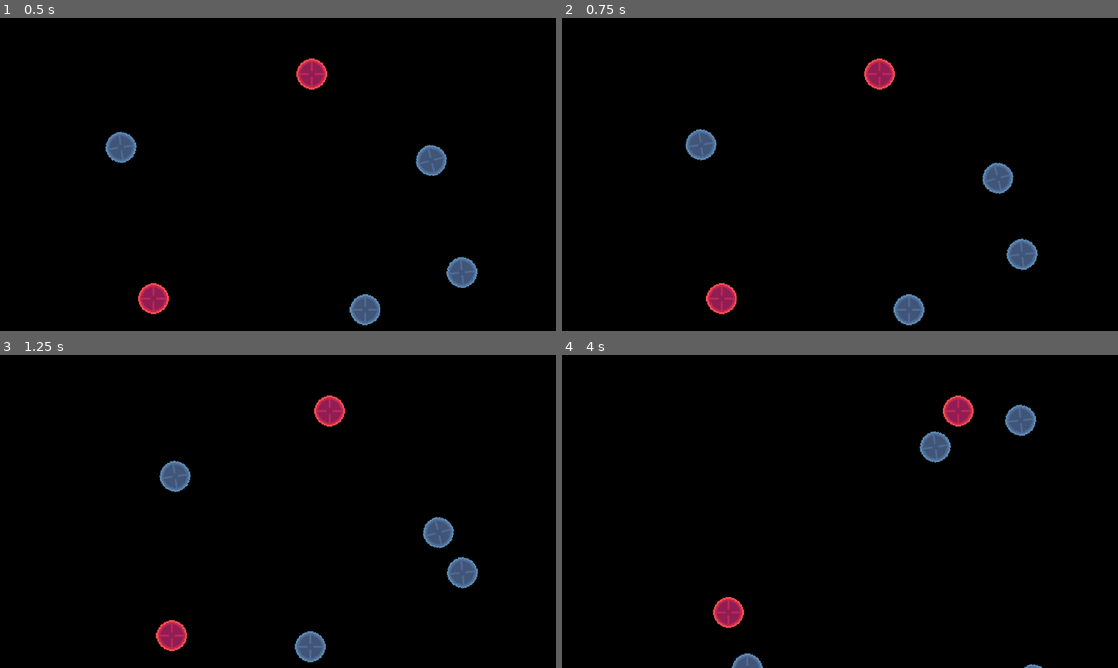
Above: before the commit, frames 1-4 (two rows, left to right).
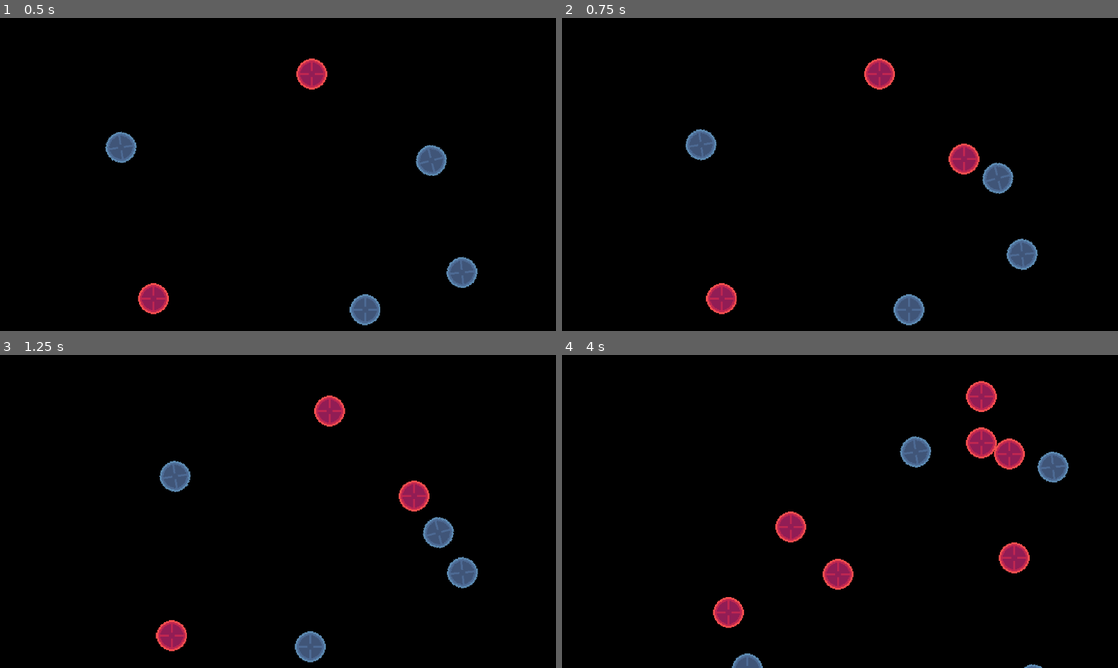
Above: after the commit, the same moments.

Repository: townofdon/godot-physics-test-2d
Game: Godot game, scene res://gameplay.tscn
The game is run twice, just before and just after one commit, with the same random seed, the same clock (stepped at 60 frames per second) and the same inputs.
Inputs (mouse positions are in pixels of both pictures, inside the frame that each line leads up to):
- Up to frame 1 (0.5 s): no input
- Up to frame 2 (0.75 s): move the mouse to (962, 158) at 0.52 s; click (962, 158) at 0.67 s
- Up to frame 3 (1.25 s): no input
- Up to frame 4 (4 s): move the mouse to (728, 527) at 1.27 s; click (728, 527) at 1.42 s; move the mouse to (895, 442) at 2.02 s; click (895, 442) at 2.17 s; move the mouse to (812, 574) at 2.77 s; click (812, 574) at 2.92 s; move the mouse to (1006, 558) at 3.52 s; click (1006, 558) at 3.67 s

Frame 1 is identical in both runs. In frame 2, 0.4% of the frame differs, in the area x 69-76%, y 40-50%; in frame 3, 0.4%; in frame 4, 4.6%, in the area x 38-92%, y 8-76%.

Commit message:
add ball on mouse click

Diff:
--- a/entities/entity.gd
+++ b/entities/entity.gd
@@ -58,7 +58,7 @@
 
 func _collide_with_entity(other: Entity, collision: KinematicCollision2D) -> void:
 	var collision_magnitude := (self.velocity - other.velocity).length()
-	print(collision_magnitude)
+	# TODO: factor collision_magnitude into damage
 	# ignore the collider for one frame
 	last_collision_entity = other
 	add_collision_exception_with(last_collision_entity)
--- /dev/null
+++ b/gameplay.gd
@@ -0,0 +1,20 @@
+extends Node2D
+class_name Gameplay
+
+@onready var red = preload("res://entities/RedBall.tscn")
+@onready var blue = preload("res://entities/BlueBall.tscn")
+
+func _input(event):
+	if event is InputEventMouseButton && event.pressed:
+		var node: Entity
+		var direction: Vector2
+		if (event.shift_pressed):
+			node = blue.instantiate()
+			direction = Vector2.LEFT
+		else:
+			node = red.instantiate()
+			direction = Vector2.RIGHT
+		self.get_parent().add_child(node)
+		node.global_position = event.position
+		node.direction = direction
+		node.velocity = node.speed * node.direction
--- a/gameplay.tscn
+++ b/gameplay.tscn
@@ -1,9 +1,11 @@
-[gd_scene load_steps=3 format=3 uid="uid://bs1xnfkbw1v1n"]
+[gd_scene load_steps=4 format=3 uid="uid://bs1xnfkbw1v1n"]
 
 [ext_resource type="PackedScene" uid="uid://dqvbbveoku8y" path="res://entities/RedBall.tscn" id="1_n4psk"]
+[ext_resource type="Script" uid="uid://2nft2qu6dwhx" path="res://gameplay.gd" id="1_oe8ih"]
 [ext_resource type="PackedScene" uid="uid://co0hbkbnvcc4t" path="res://entities/BlueBall.tscn" id="2_ej4tk"]
 
 [node name="Gameplay" type="Node2D"]
+script = ExtResource("1_oe8ih")
 
 [node name="RedBall" parent="." instance=ExtResource("1_n4psk")]
 position = Vector2(621, 116)
--- a/project.godot
+++ b/project.godot
@@ -19,6 +19,14 @@
 
 window/stretch/mode="viewport"
 
+[input]
+
+Shift={
+"deadzone": 0.2,
+"events": [Object(InputEventKey,"resource_local_to_scene":false,"resource_name":"","device":-1,"window_id":0,"alt_pressed":false,"shift_pressed":false,"ctrl_pressed":false,"meta_pressed":false,"pressed":false,"keycode":0,"physical_keycode":4194325,"key_label":0,"unicode":0,"location":0,"echo":false,"script":null)
+]
+}
+
 [rendering]
 
 renderer/rendering_method="gl_compatibility"
Not shown, added: gameplay.gd.uid
